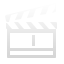
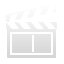
Comparing the layer stacks of the two 64 x 64 images. Changes:
painted on "icon_videos copy 2" over [10, 32, 53, 53]
